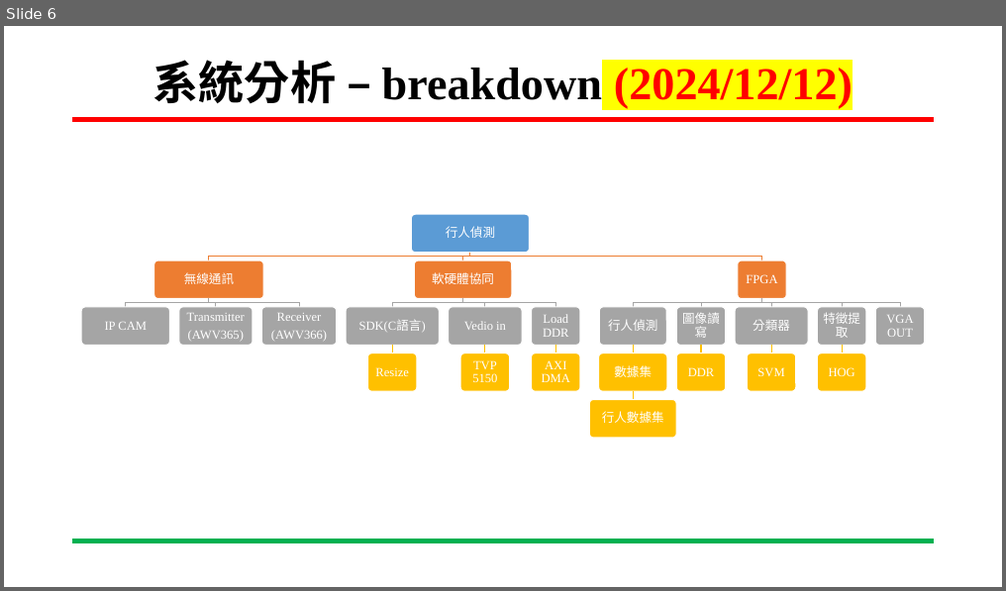
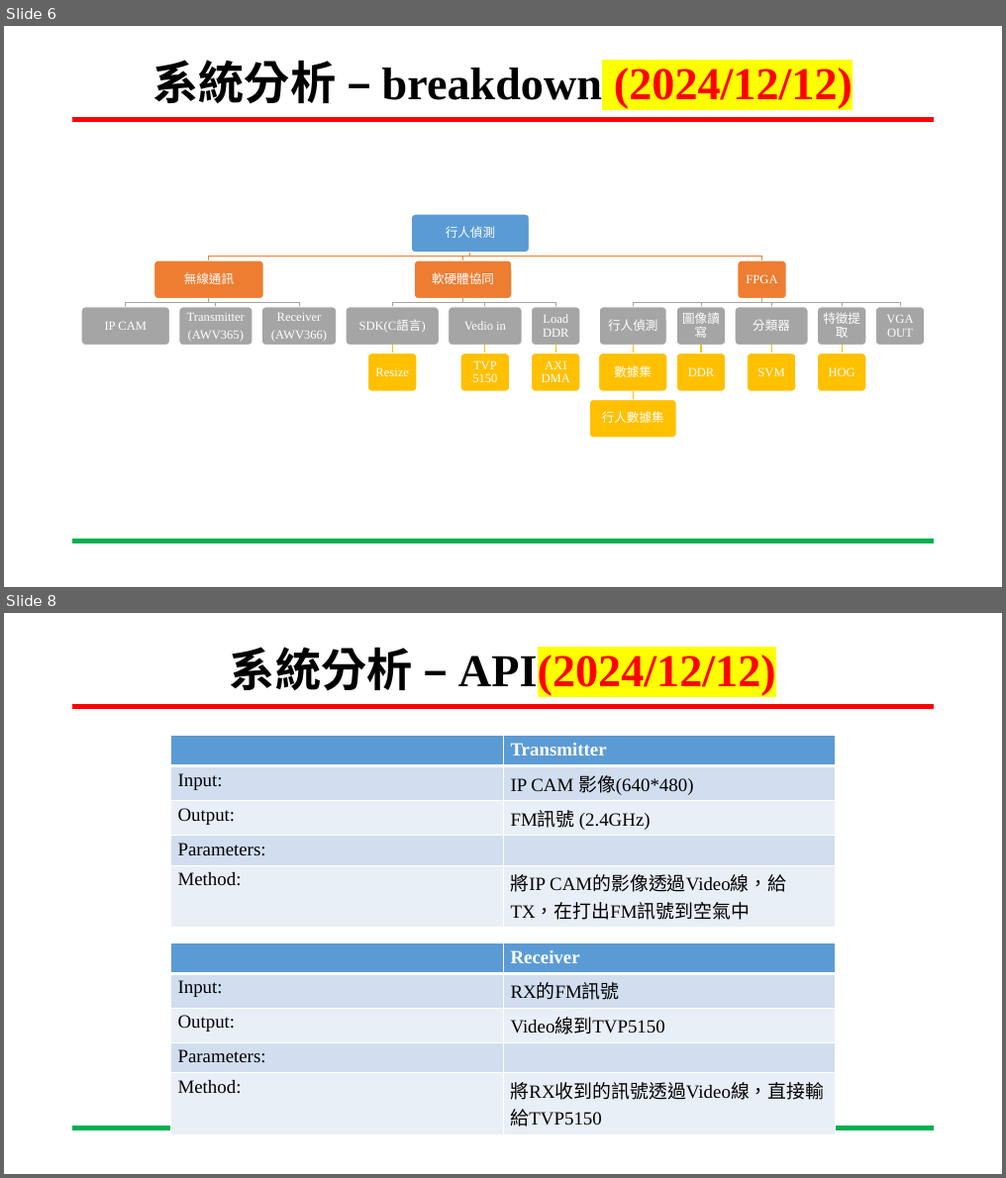
Before and after one commit to xup6tp6u4/pedestrian-detection, a slide deck: 嵌入式影像處理1212進度報告.pptx. Shown one above the other, each under a label of ours: slide 6 before the commit, slides 6 and 8 after it; the slides between them are not shown. The pictures are 1006x591 and 1006x1178 pixels, drawn with LibreOffice and Linux fonts; fonts in the diff are those of the drawing; background and template pictures are left out. Boxes give left, top, right and bottom in pixels: in the first picture for what was removed or moved away, otherwise in the second. Text is boxed around its words. In the diff, an @@ line names an element or a change of style, - is before the commit and + after.

```diff
--- a/嵌入式影像處理1212進度報告.pptx
+++ b/嵌入式影像處理1212進度報告.pptx
@@ slide 8 added at [4, 613, 1002, 1174], background #FFFFFF; not listed: 2 template elements that a slide beside it also shows @@
@@ title added at [230, 647, 776, 696], 44 pt, text #FF0000, bold @@
+系統分析 – API(2024/12/12)
@@ table added at [170, 736, 835, 924], 5 rows, 2 columns @@
+ | Transmitter
+Input: | IP CAM 影像(640*480)
+Output: | FM訊號 (2.4GHz)
+Parameters: | 
+Method: | 將IP CAM的影像透過Video線，給TX，在打出FM訊號到空氣中
@@ table added at [170, 943, 835, 1131], 5 rows, 2 columns @@
+ | Receiver
+Input: | RX的FM訊號
+Output: | Video線到TVP5150
+Parameters: | 
+Method: | 將RX收到的訊號透過Video線，直接輸給TVP5150
```
Also in this commit, not shown: 1 slide changed, 3 other slides added.
